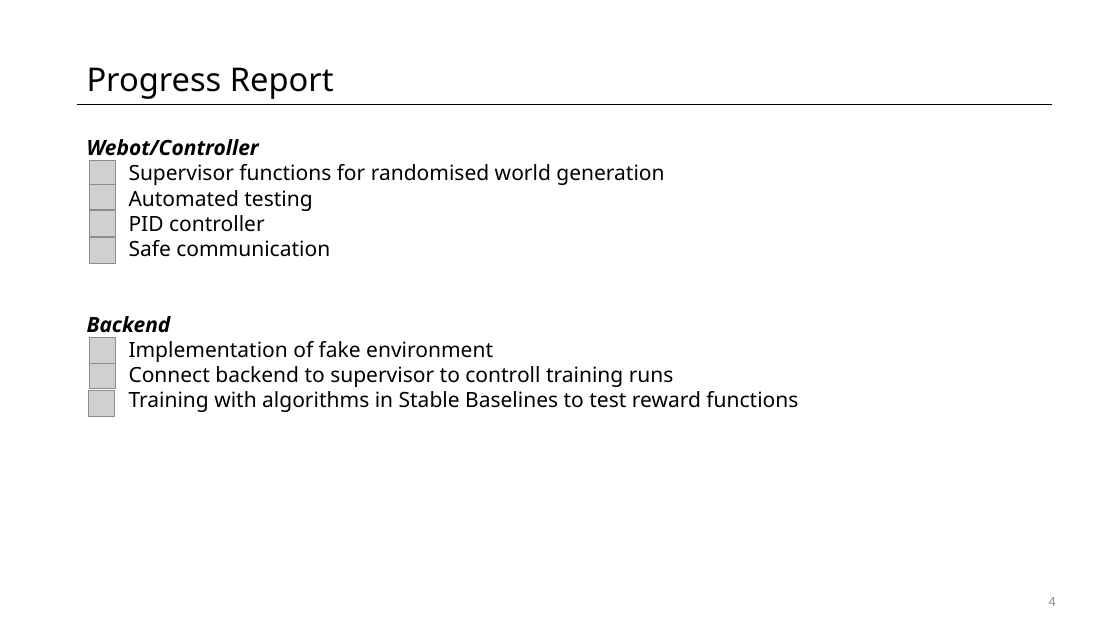
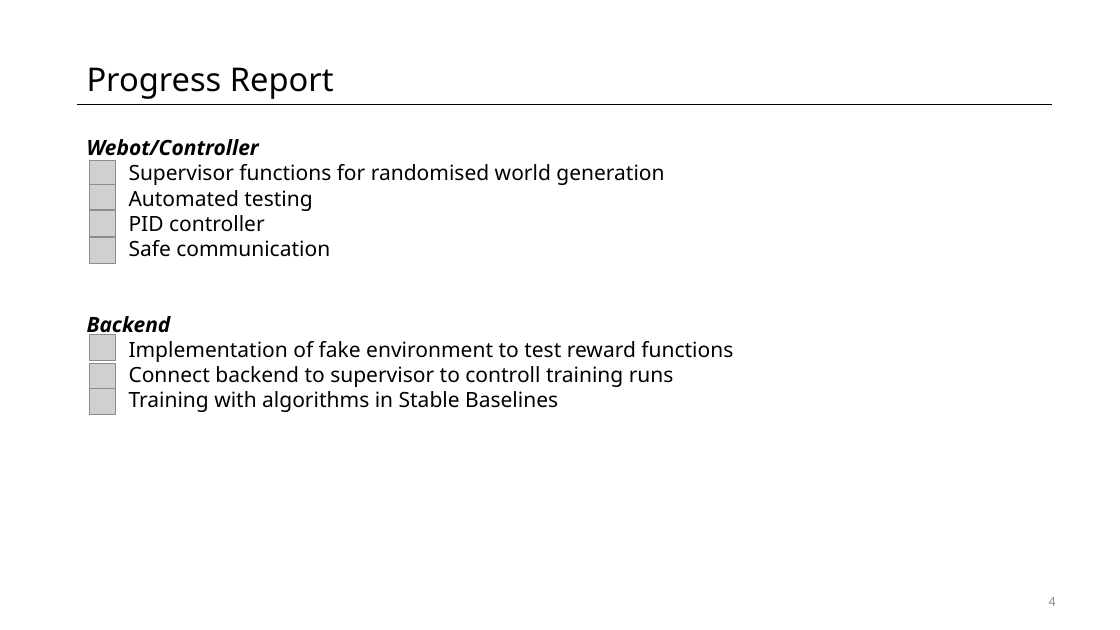
Before and after one commit to fpedd/ees-pees, a slide deck: slide 4 of orga/milestone_presentations/MP2_final.pptx. Drawn at 1120x630 pixels with LibreOffice and Linux fonts; fonts in the diff are those of the drawing; grey boxes stand for pictures; background and template pictures are left out. Boxes give left, top, right and bottom in pixels: in the first picture for what was removed or moved away, otherwise in the second. Text is boxed around its words. In the diff, an @@ line names an element or a change of style, - is before the commit and + after.

```diff
--- a/orga/milestone_presentations/MP2_final.pptx
+++ b/orga/milestone_presentations/MP2_final.pptx
@@ picture: place and size @@
-picture at box(90, 338, 116, 364)
+picture at box(89, 334, 115, 360)
@@ text at box(129, 341, 733, 362): text changed @@
-  Implementation of fake environment
+  Implementation of fake environment to test reward functions
@@ text at box(129, 391, 558, 412): text changed @@
-  Training with algorithms in Stable Baselines to test reward functions
+  Training with algorithms in Stable Baselines
```
Also in this commit, not shown: 1 other file.
